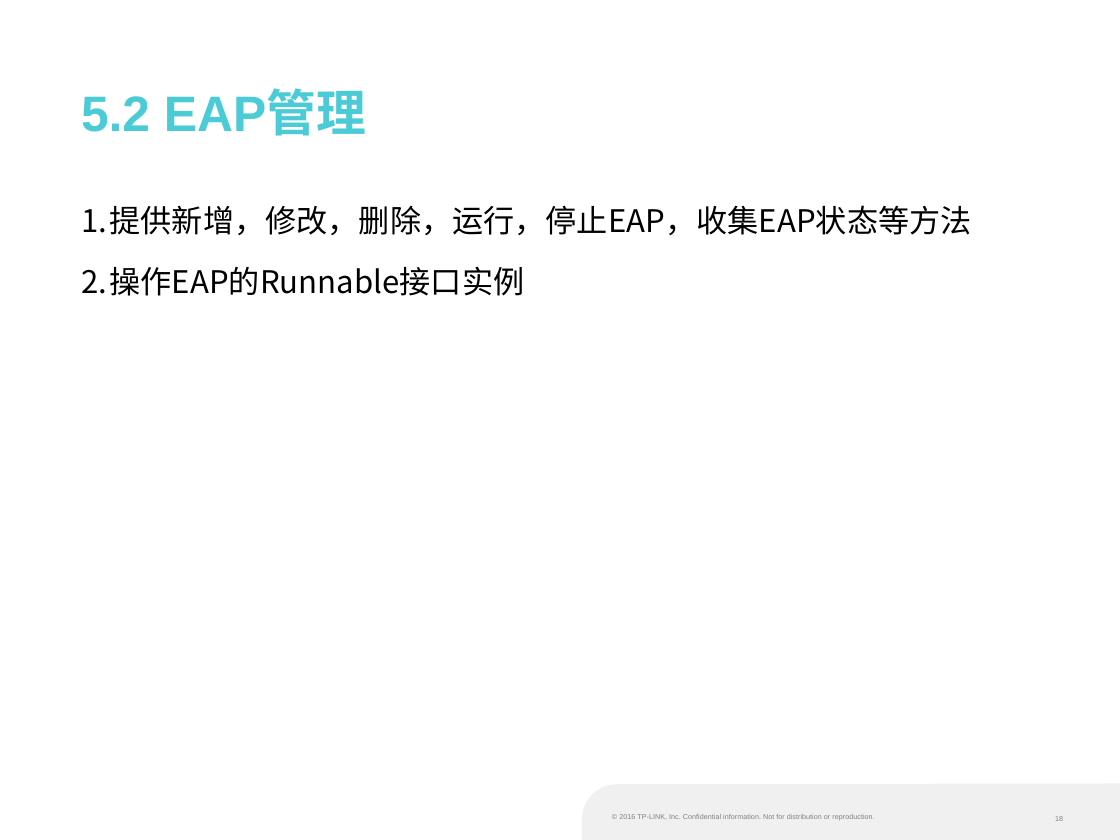
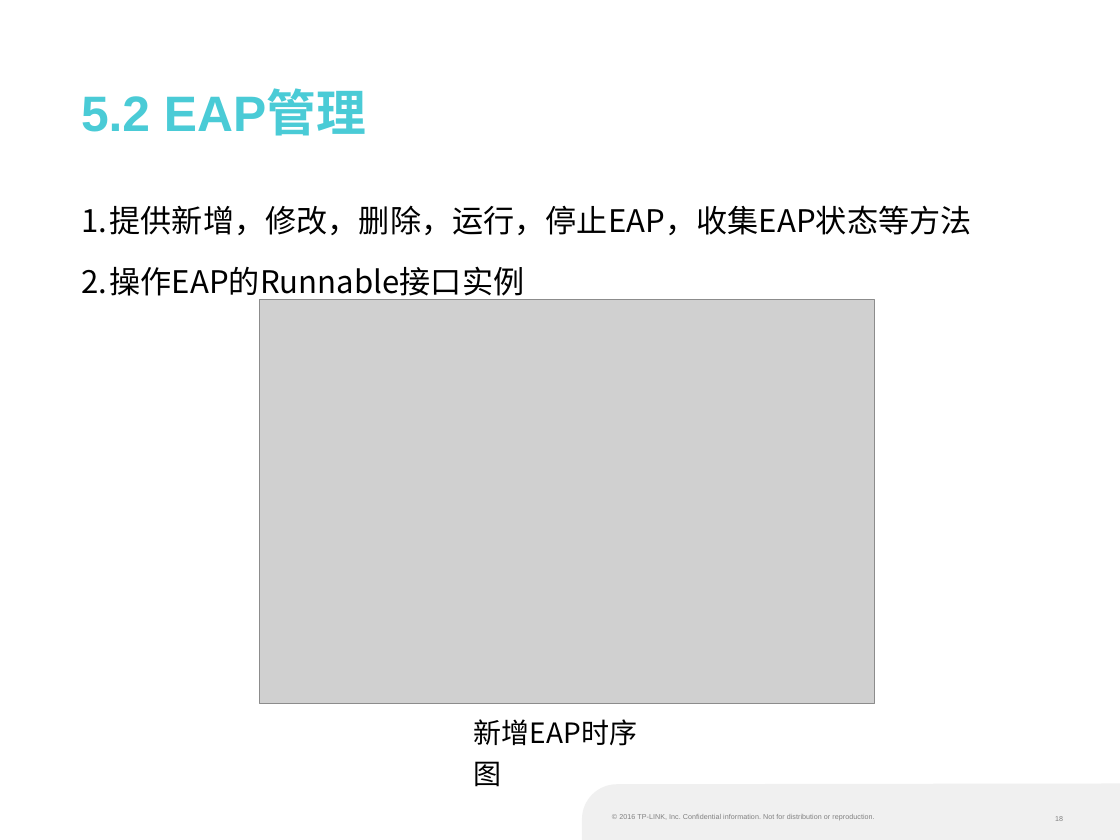
Before and after one commit to liufangri/eapsimulator, a slide deck: slide 18 of docs/培训课题/W10582孙晓宇.pptx. Drawn at 1120x840 pixels with LibreOffice and Linux fonts; fonts in the diff are those of the drawing; grey boxes stand for pictures; background and template pictures are left out. Boxes give left, top, right and bottom in pixels: in the first picture for what was removed or moved away, otherwise in the second. Text is boxed around its words. In the diff, an @@ line names an element or a change of style, - is before the commit and + after.

```diff
--- a/docs/培训课题/W10582孙晓宇.pptx
+++ b/docs/培训课题/W10582孙晓宇.pptx
@@ text "提供新增，修改，删除，运行，停止EAP，收集EAP状态等方法" rewrapped from <box>82,205,972,296</box> to <box>82,205,972,302</box> @@
@@ picture added at <box>260,300,875,704</box> @@
@@ text added at <box>474,719,637,746</box>, 18 pt, text #000000 @@
+新增EAP时序图
```
Also in this commit, not shown: 11 other slides changed, 1 slide removed, 9 other files.
